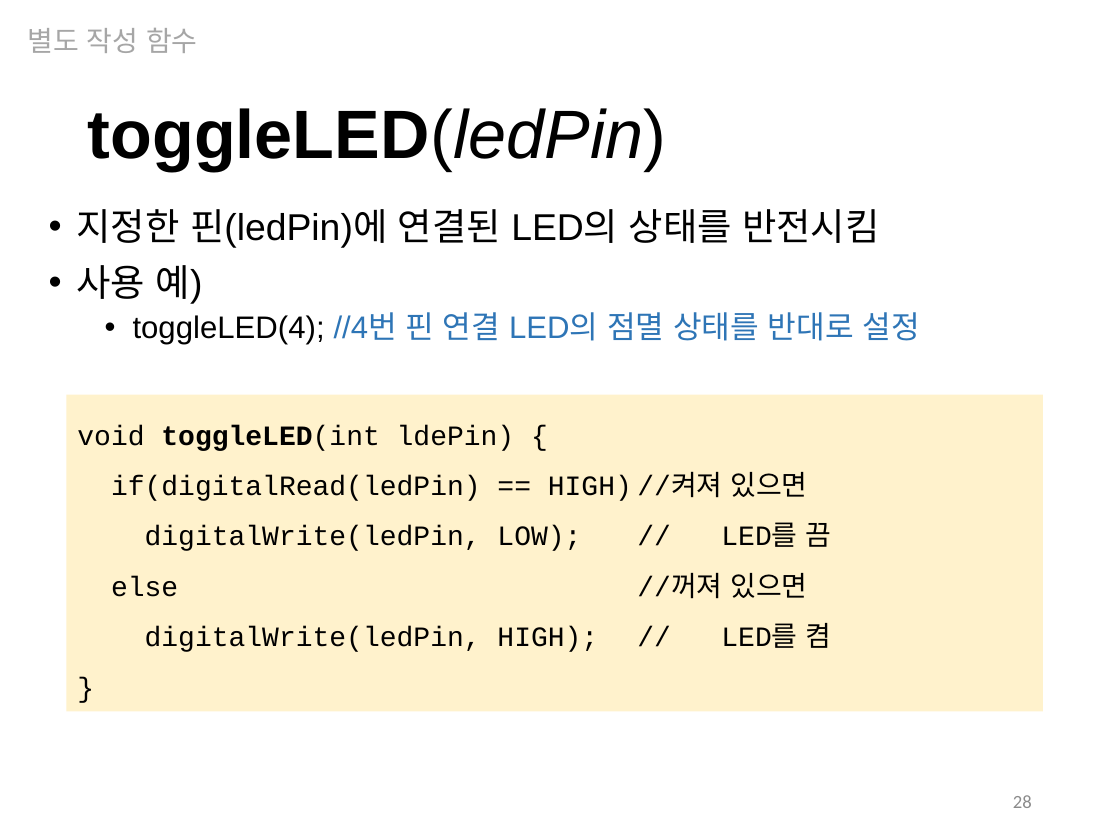
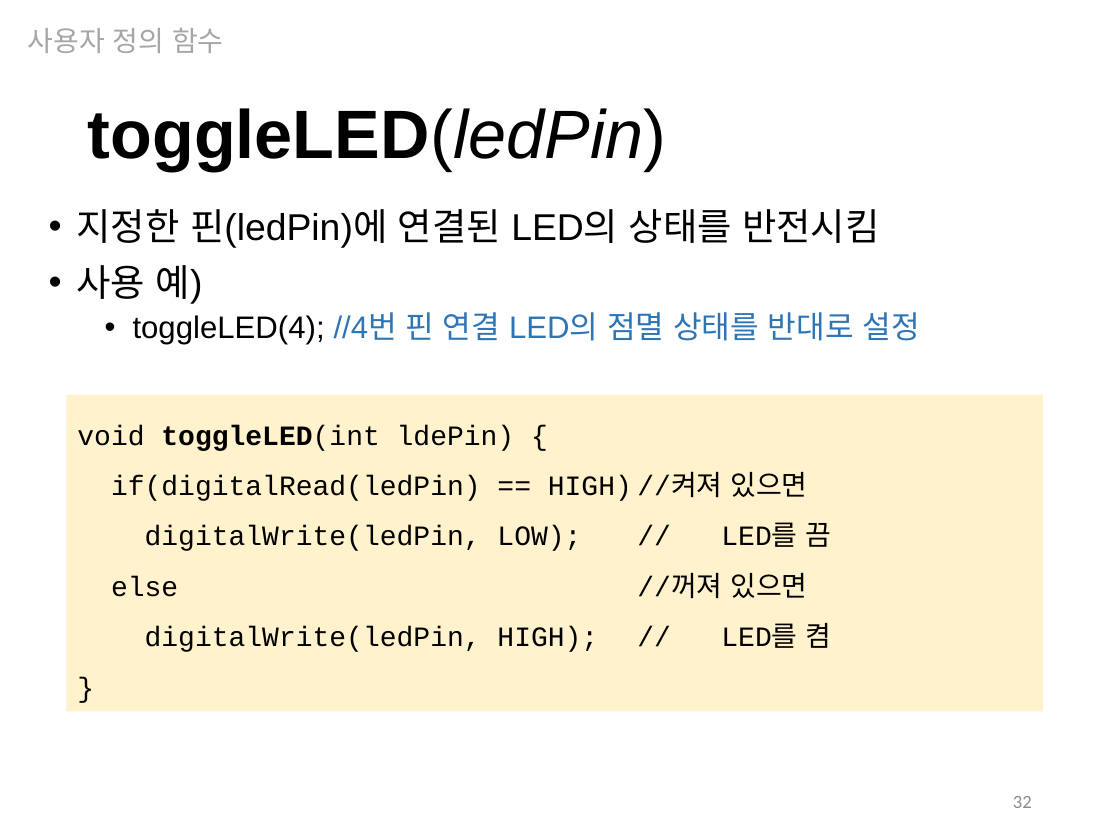
Before and after one commit to iot2019/Week05, a slide deck: slide 32 of Week05.pptx (slide 28 before the commit). Drawn at 1120x840 pixels with LibreOffice and Linux fonts; fonts in the diff are those of the drawing. Boxes give left, top, right and bottom in pixels: in the first picture for what was removed or moved away, otherwise in the second. Text is boxed around its words. In the diff, an @@ line names an element or a change of style, - is before the commit and + after.

```diff
--- a/Week05.pptx
+++ b/Week05.pptx
@@ text at <box>28,28,224,53</box>: text changed @@
-별도 작성 함수
+사용자 정의 함수
@@ page number at <box>1013,796,1032,808</box>: text changed @@
-28
+32
```
Also in this commit, not shown: 4 other slides changed, 5 slides added.
